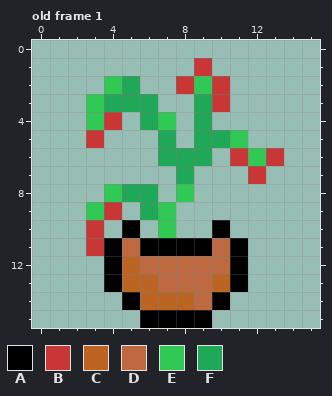
Pixel-art file, stored at assets/plant.aseprite. Above, as it was before the edit.
16x16 pixels, 1 frame. Shown: old frame 1. The commit also changed other frames, which this record leaves out.
Palette (. is transparent): A #000000  B #c93636  C #bc6523  D #be693f  E #30c953  F #1ea857
Pixels before, old frame 1, first column x 3:
 1 ......B....
 2 .EF..BEB...
 3 EFFF..FB...
 4 EB.FE.F....
 5 B...F.FFE..
 6 ....FFF.BEB
 7 .....F...B.
 8 .EFF.E.....
 9 EB.FE......
10 B.A.E..A...
11 BADAAAADA..
12 .ACDDDDDA..
13 .ACCDDDCA..
14 ..ACCCDA...
15 ...AAAA....
After the commit:
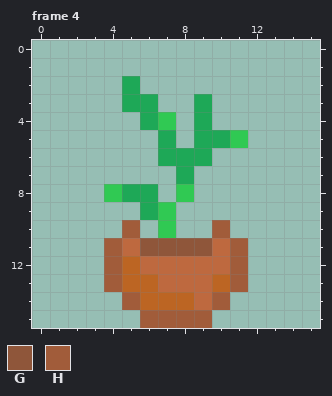
Colours new in this view: G #8f563a  H #a15c3a
A new or re-ordered frame is compared with the old frame closest to it.
The edit:
frames 1 -> 10
Frame 4 is new; against old frame 1:
y 1: x 9 B -> .
y 2: x 4 E -> .; x 8..10 BEB -> ...
y 3: x 3..4 EF -> ..; x 10 B -> .
y 4: x 3..4 EB -> ..
y 5: x 3 B -> .
y 6: x 11..13 BEB -> ...
y 7: x 12 B -> .
y 9: x 3..4 EB -> ..
y 10: x 3 B -> .; x 5 A -> H; x 10 A -> H
y 11: x 3..4 BA -> .H; x 6..9 AAAA -> GGGG; x 11 A -> H
y 12..13: x 4 A -> H; x 11 A -> H
y 14: x 5 A -> H; x 10 A -> H
y 15: x 6..9 AAAA -> HHHH
Boxes around the changes in both pictures, in picture pixels (x1, y1, x2, y2):
changed: (86, 58, 284, 328)
